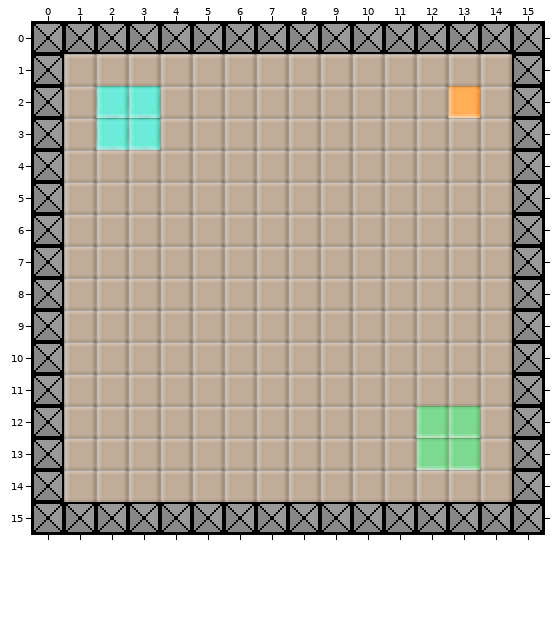
An edit to a level. Tiled map, gamex/assets/levels/test2.tmx. Above is the file before it was changed.
Cells are 16x16 px. Shown: x 0..15, y 0..15.
After the commit:
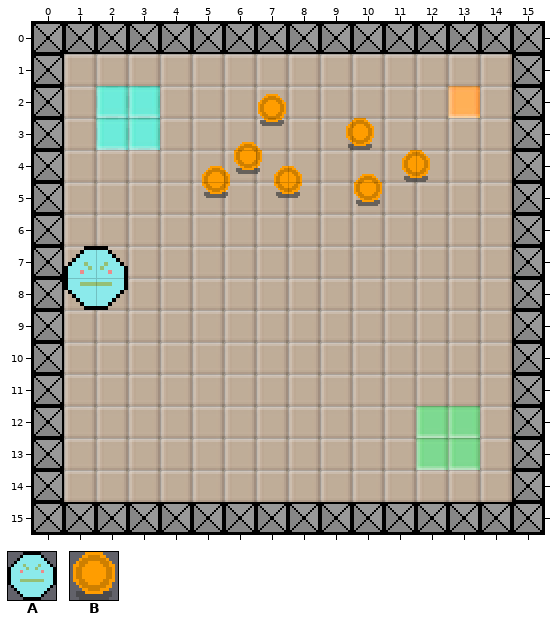
Key: from "tileset": A 8 "ball", B 10 "coin_0".
Objects are placed by their top-left corner, in cells (3,4 is the top-left corner of cell 3,4); size is 1x1 cell unless given.
Changes in this commit:
Layer "Object Layer 1":
A new object: B "coin" at 7,2.2.
A new object: B "coin" at 9.8,3.
A new object: B "coin" at 6.2,3.8.
A new object: B "coin" at 11.5,4.
A new object: B "coin" at 5.2,4.5.
A new object: B "coin" at 7.5,4.5.
A new object: B "coin" at 10,4.8.
A new object: A "ball" at 1,7 size 2x2.
Where, in picture pixels (left, top, right, bottom), the same in both pictures:
added: (258, 94, 286, 126)
added: (346, 118, 374, 150)
added: (202, 142, 262, 198)
added: (402, 150, 430, 182)
added: (274, 166, 302, 198)
added: (354, 174, 382, 206)
added: (64, 246, 128, 310)
